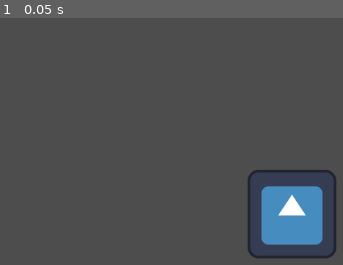
Above: before the commit, frame 1.
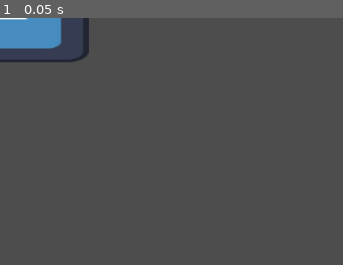
Above: after the commit, the same moment.

Repository: Mpprobst/BadIsGood
Game: Godot game, scene res://BadGame.tscn
Same seed, same stepped clock (60 frames per second), same inputs: the game is played once before the commit and once after it. The project has no main scene, so this scene is started directly. The engine's default icon, where the game draws it, is replaced by a stand-in: a white triangle on a blue panel in a dark square.
Inputs:
- Up to frame 1 (0.05 s): no input

The runs differ from the first frame. In frame 1, 8.3% of the frame differs, in the area x 0-98%, y 0-98%.

Commit message:
Update BadGame.tscn
- center the icon
- width.x =2

Diff:
--- a/BadGame.tscn
+++ b/BadGame.tscn
@@ -1,9 +1,9 @@
-[gd_scene load_steps=2 format=3 uid="uid://b22ucv8d4nhsi"]
+[gd_scene load_steps=2 format=3 uid="uid://68qab6hdfa8y"]
 
 [ext_resource type="Texture2D" uid="uid://d0rflslug6lej" path="res://icon.svg" id="1_0pfjv"]
 
 [node name="Node2D" type="Node2D"]
 
 [node name="Sprite2D" type="Sprite2D" parent="."]
-position = Vector2(421, 283)
+scale = Vector2(2, 1)
 texture = ExtResource("1_0pfjv")
